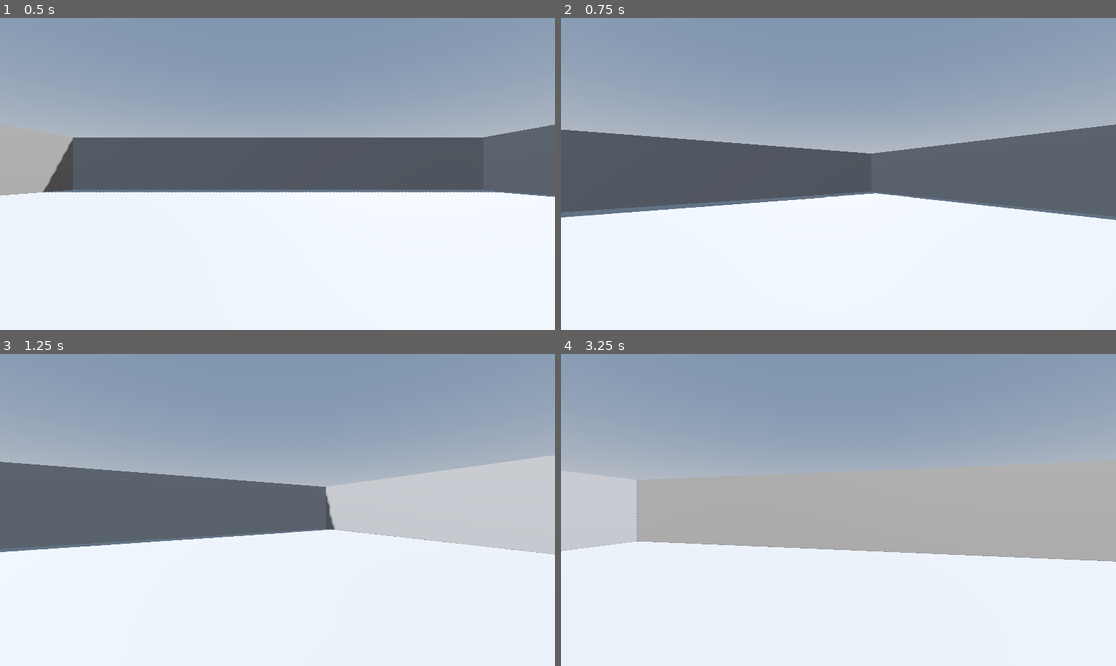
Above: before the commit, frames 1-4 (two rows, left to right).
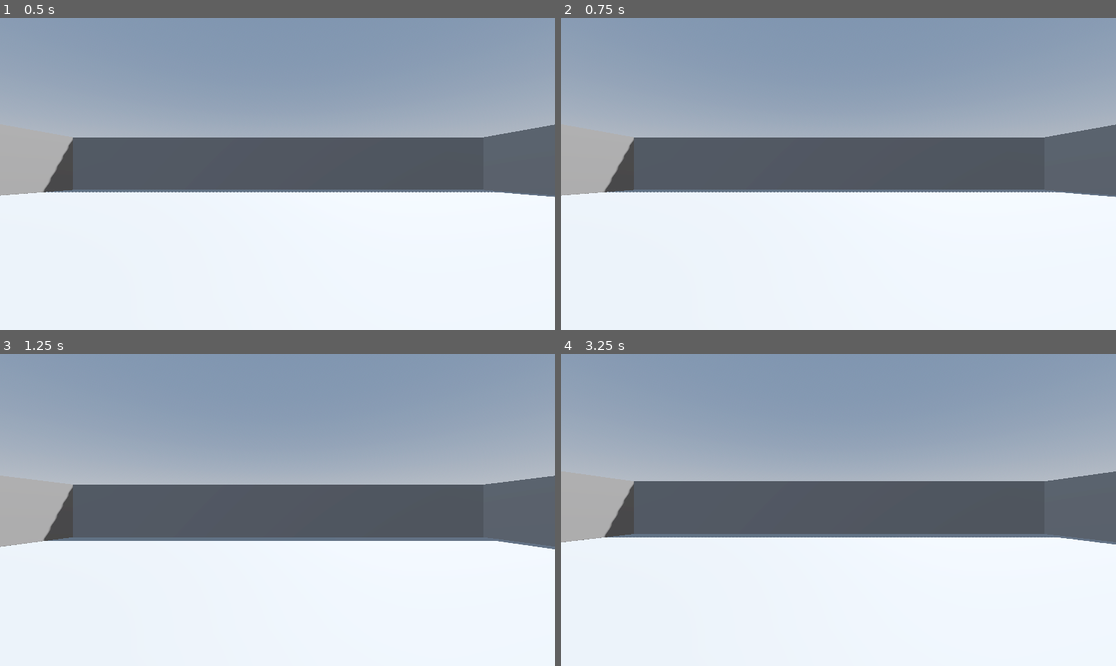
Above: after the commit, the same moments.

Repository: aayushxrj/Wolfenstein-3D
Game: Godot game, scene res://world.tscn
Two runs of this game, one before a commit and one after it. Both use one fixed random seed, a clock stepped at 60 frames per second and the inputs below.
Inputs:
- Up to frame 1 (0.5 s): no input
- Up to frame 2 (0.75 s): tap Enter (ui_accept) at 0.5, 0.6 s; hold Right (ui_right) from 0.53 s (still down)
- Up to frame 3 (1.25 s): keep holding Right (ui_right); tap Space (jump, bound only after the commit) at 0.77, 0.8, 1.07 s
- Up to frame 4 (3.25 s): release Right (ui_right) at 1.28 s; hold Down (ui_down) 1.28-2.03 s; tap Space (jump, bound only after the commit) at 1.35, 1.52, 1.82, 2.3, 3.02 s; tap Enter (ui_accept) at 1.55, 2.1, 2.85 s; hold Right (ui_right) 2.03-2.78 s; hold Up (ui_up) from 2.78 s (still down)

Frame 1 is identical in both runs. In frame 2, 8.9% of the frame differs, in the area x 0-100%, y 34-65%; in frame 3, 14%; in frame 4, 23%, in the area x 0-100%, y 37-67%.

Commit message:
add kep mappings for WASD & Space

Diff:
--- a/player.gd
+++ b/player.gd
@@ -5,18 +5,22 @@
 const JUMP_VELOCITY = 4.5
 const TURN_SPEED = 0.05
 
+func _ready():
+	print("script running")
+
 func _physics_process(delta: float) -> void:
 	# Add the gravity.
 	if not is_on_floor():
 		velocity += get_gravity() * delta
 
 	# Handle jump.
-	if Input.is_action_just_pressed("ui_accept") and is_on_floor():
+	if Input.is_action_just_pressed("jump") and is_on_floor():
 		velocity.y = JUMP_VELOCITY
 
 	# Get the input direction and handle the movement/deceleration.
 	# As good practice, you should replace UI actions with custom gameplay actions.
-	var input_dir := Input.get_vector("ui_left", "ui_right", "ui_up", "ui_down")
+	var input_dir := Input.get_vector("move_left", "move_right", "move_forward", "move_backward")
+	print(input_dir)
 	var direction := (transform.basis * Vector3(input_dir.x, 0, input_dir.y)).normalized()
 	if direction:
 		velocity.x = direction.x * SPEED
@@ -24,9 +28,9 @@
 	else:
 		velocity.x = move_toward(velocity.x, 0, SPEED)
 		velocity.z = move_toward(velocity.z, 0, SPEED)
-	if Input.is_action_pressed("ui_left"):
+	if Input.is_action_pressed("move_left"):
 		self.rotate_y(TURN_SPEED)
-	if Input.is_action_pressed("ui_right"):
+	if Input.is_action_pressed("move_right"):
 		self.rotate_y(-TURN_SPEED)
 
 	move_and_slide()
--- a/project.godot
+++ b/project.godot
@@ -15,6 +15,34 @@
 config/features=PackedStringArray("4.6", "Forward Plus")
 config/icon="res://icon.svg"
 
+[input]
+
+move_left={
+"deadzone": 0.2,
+"events": [Object(InputEventKey,"resource_local_to_scene":false,"resource_name":"","device":-1,"window_id":0,"alt_pressed":false,"shift_pressed":false,"ctrl_pressed":false,"meta_pressed":false,"pressed":false,"keycode":0,"physical_keycode":65,"key_label":0,"unicode":97,"location":0,"echo":false,"script":null)
+]
+}
+move_right={
+"deadzone": 0.2,
+"events": [Object(InputEventKey,"resource_local_to_scene":false,"resource_name":"","device":-1,"window_id":0,"alt_pressed":false,"shift_pressed":false,"ctrl_pressed":false,"meta_pressed":false,"pressed":false,"keycode":0,"physical_keycode":68,"key_label":0,"unicode":100,"location":0,"echo":false,"script":null)
+]
+}
+move_forward={
+"deadzone": 0.2,
+"events": [Object(InputEventKey,"resource_local_to_scene":false,"resource_name":"","device":-1,"window_id":0,"alt_pressed":false,"shift_pressed":false,"ctrl_pressed":false,"meta_pressed":false,"pressed":false,"keycode":0,"physical_keycode":87,"key_label":0,"unicode":119,"location":0,"echo":false,"script":null)
+]
+}
+move_backward={
+"deadzone": 0.2,
+"events": [Object(InputEventKey,"resource_local_to_scene":false,"resource_name":"","device":-1,"window_id":0,"alt_pressed":false,"shift_pressed":false,"ctrl_pressed":false,"meta_pressed":false,"pressed":false,"keycode":0,"physical_keycode":83,"key_label":0,"unicode":115,"location":0,"echo":false,"script":null)
+]
+}
+jump={
+"deadzone": 0.2,
+"events": [Object(InputEventKey,"resource_local_to_scene":false,"resource_name":"","device":-1,"window_id":0,"alt_pressed":false,"shift_pressed":false,"ctrl_pressed":false,"meta_pressed":false,"pressed":false,"keycode":0,"physical_keycode":32,"key_label":0,"unicode":32,"location":0,"echo":false,"script":null)
+]
+}
+
 [physics]
 
 3d/physics_engine="Jolt Physics"
